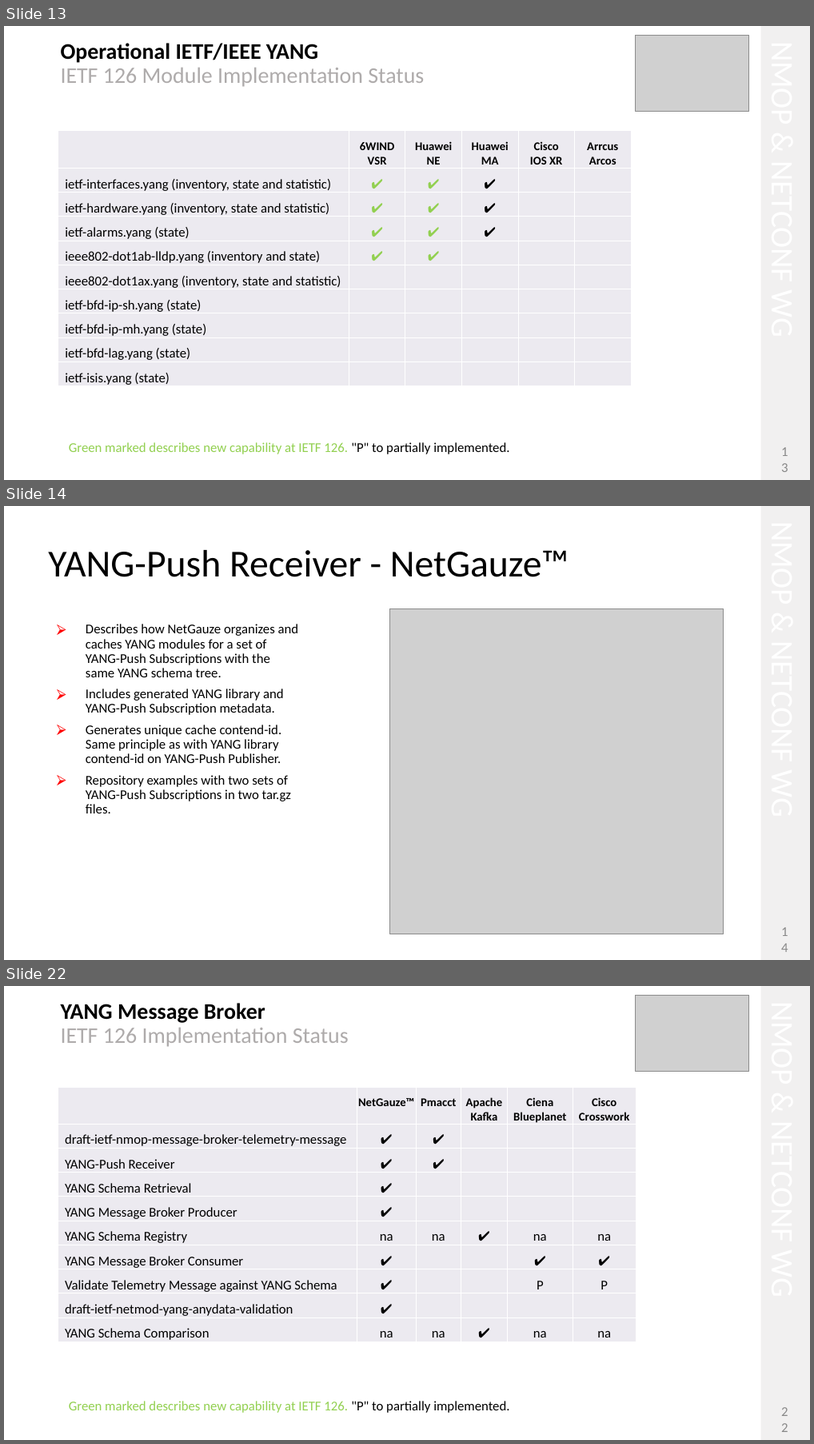
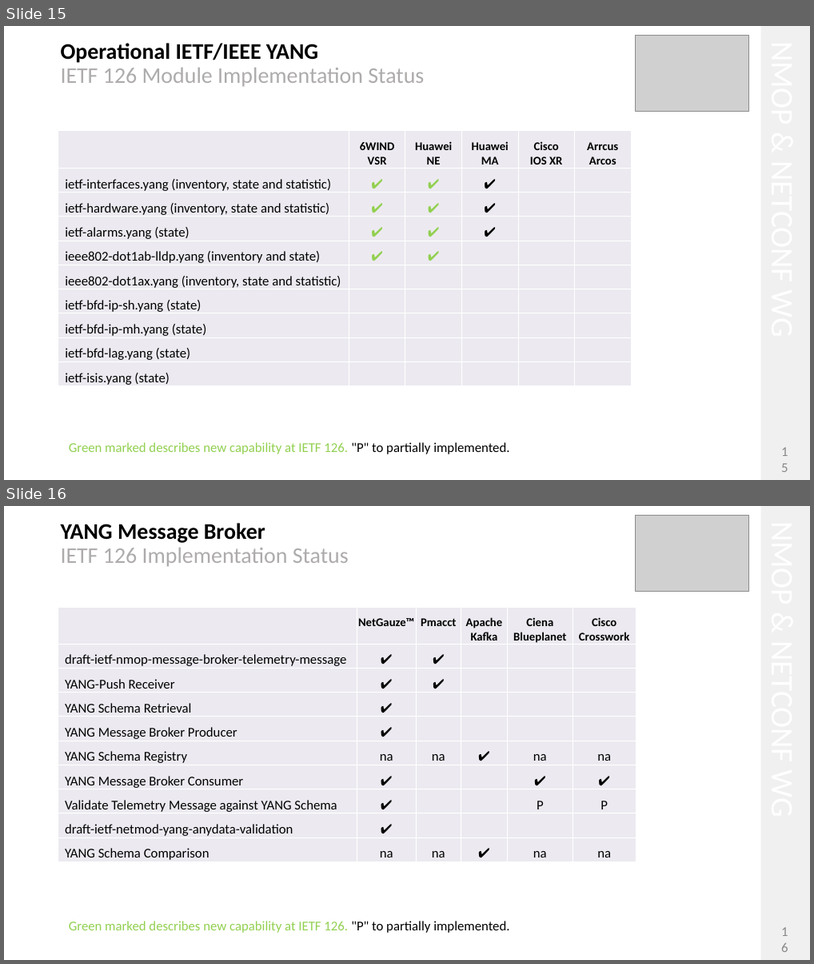
Before and after one commit to network-analytics/ietf-network-analytics-document-status, a slide deck: 126/NMOP/draft-ietf-nmop-yang-message-broker-integration-13.pptx. Shown one above the other, each under a label of ours: slides 13, 14 and 22 before the commit, slides 15 and 16 after it; the slides between them are not shown. The pictures are 814x1444 and 814x964 pixels, drawn with LibreOffice and Linux fonts; fonts in the diff are those of the drawing; grey boxes stand for pictures. Boxes give left, top, right and bottom in pixels: in the first picture for what was removed or moved away, otherwise in the second. Text is boxed around its words. In the diff, an @@ line names an element or a change of style, - is before the commit and + after.

```diff
--- a/126/NMOP/draft-ietf-nmop-yang-message-broker-integration-13.pptx
+++ b/126/NMOP/draft-ietf-nmop-yang-message-broker-integration-13.pptx
@@ slide 14 removed at <box>4,506,810,960</box>, background #FFFFFF @@
@@ rectangle removed at <box>762,506,810,960</box> @@
@@ title removed at <box>48,550,569,577</box> @@
-YANG-Push Receiver - NetGauze™
@@ text removed at <box>86,624,299,813</box> @@
-⮚ Describes how NetGauze organizes and caches YANG modules for a set of YANG-Push Subscriptions with the same YANG schema tree.
-⮚ Includes generated YANG library and YANG-Push Subscription metadata.
-⮚ Generates unique cache contend-id. Same principle as with YANG library contend-id on YANG-Push Publisher.
-⮚ Repository examples with two sets of YANG-Push Subscriptions in two tar.gz files.
@@ picture removed at <box>390,609,725,934</box> @@
@@ page number removed at <box>777,927,793,951</box> @@
-14
@@ what was slide 13 is now slide 15 @@
@@ page number at <box>777,447,793,471</box>: text changed @@
-13
+15
@@ what was slide 22 is now slide 16 @@
@@ page number at <box>777,927,793,951</box>: text changed @@
-22
+16
```
Also in this commit, not shown: 5 slides changed, 3 slides added, 7 other slides removed, 3 other files.
